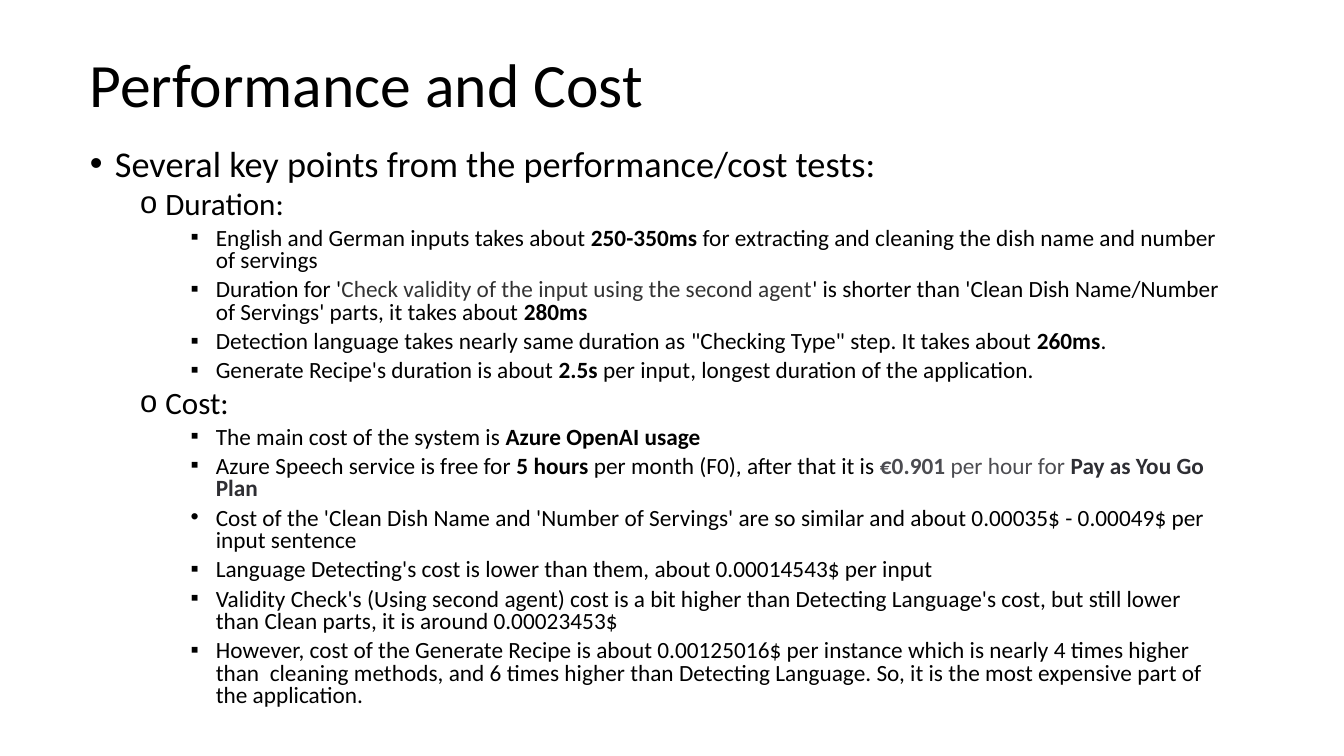
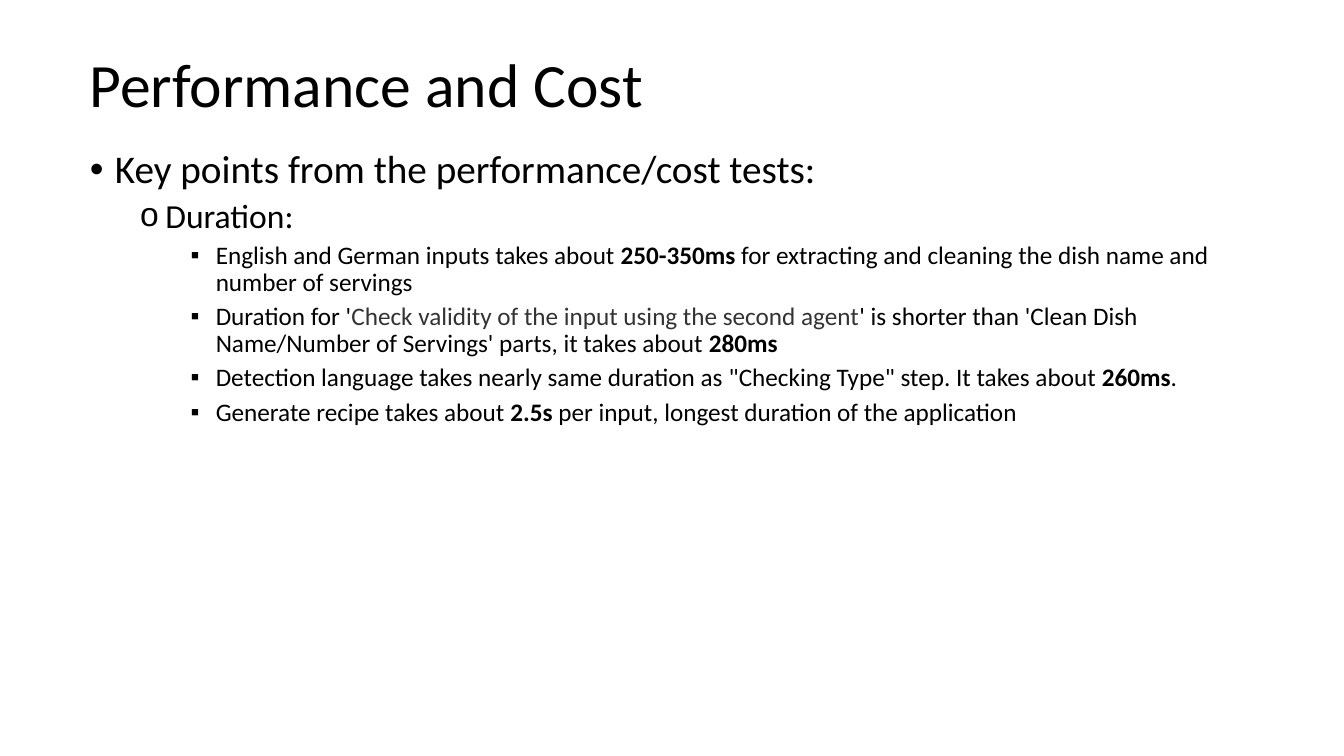
Before and after one commit to deepnetworkgmbh/generative-ai, a slide deck: slide 19 of recipe_generation/Presentation.pptx (slide 17 before the commit). Drawn at 1344x756 pixels with LibreOffice and Linux fonts; fonts in the diff are those of the drawing. Boxes give left, top, right and bottom in pixels: in the first picture for what was removed or moved away, otherwise in the second. Text is boxed around its words. In the diff, an @@ line names an element or a change of style, - is before the commit and + after.

```diff
--- a/recipe_generation/Presentation.pptx
+++ b/recipe_generation/Presentation.pptx
@@ text at (115,155,815,190): text changed; size 25.9 to 28 pt @@
-• Several key points from the performance/cost tests:
+• Key points from the performance/cost tests:
@@ text at (165,204,1208,391): size 22.2 to 24 pt in "Duration:"; size 16.6 to 18 pt in "English and German inputs takes about 250-350ms ...", "Duration for 'Check validity of the input ...", "Detection language takes nearly same duration as ..."; line spacing 0.8 to 0.9 @@
@@ text at (216,403,1017,426): text changed; size 16.6 to 18 pt @@
-    ▪ Generate Recipe's duration is about 2.5s per input, longest duration of the application.
-  o Cost:
-    ▪ The main cost of the system is Azure OpenAI usage
-    ▪ Azure Speech service is free for 5 hours per month (F0), after that it is €0.901 per hour for Pay as You Go Plan
-    • Cost of the 'Clean Dish Name and 'Number of Servings' are so similar and about 0.00035$ - 0.00049$ per input sentence
-    ▪ Language Detecting's cost is lower than them, about 0.00014543$ per input
-    ▪ Validity Check's (Using second agent) cost is a bit higher than Detecting Language's cost, but still lower than Clean parts, it is around 0.00023453$
-    ▪ However, cost of the Generate Recipe is about 0.00125016$ per instance which is nearly 4 times higher than cleaning methods, and 6 times higher than Detecting Language. So, it is the most expensive part of the application.
+    ▪ Generate recipe takes about 2.5s per input, longest duration of the application
```
Also in this commit, not shown: 13 other slides changed, 4 slides added, 1 slide removed.
